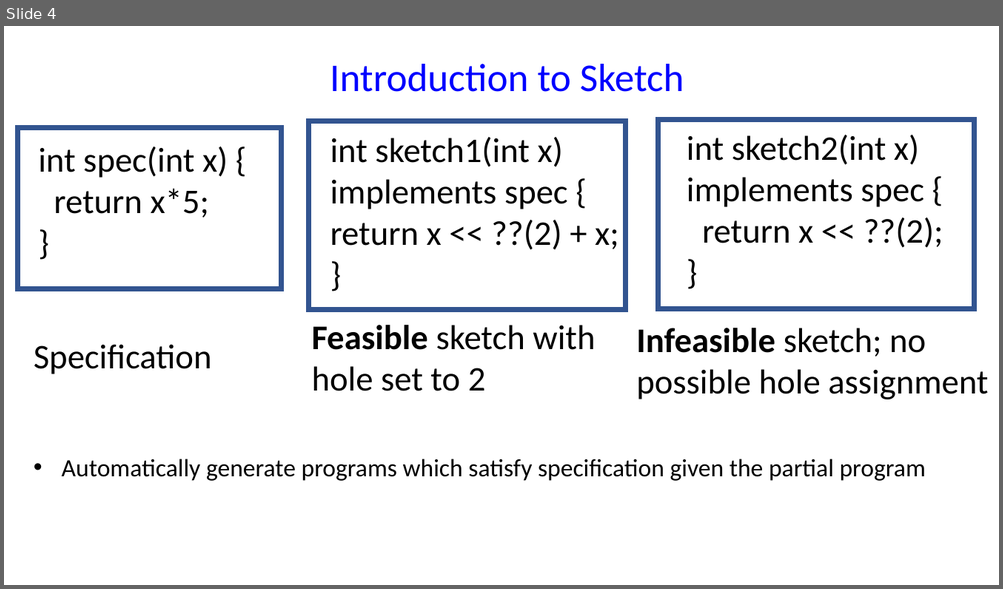
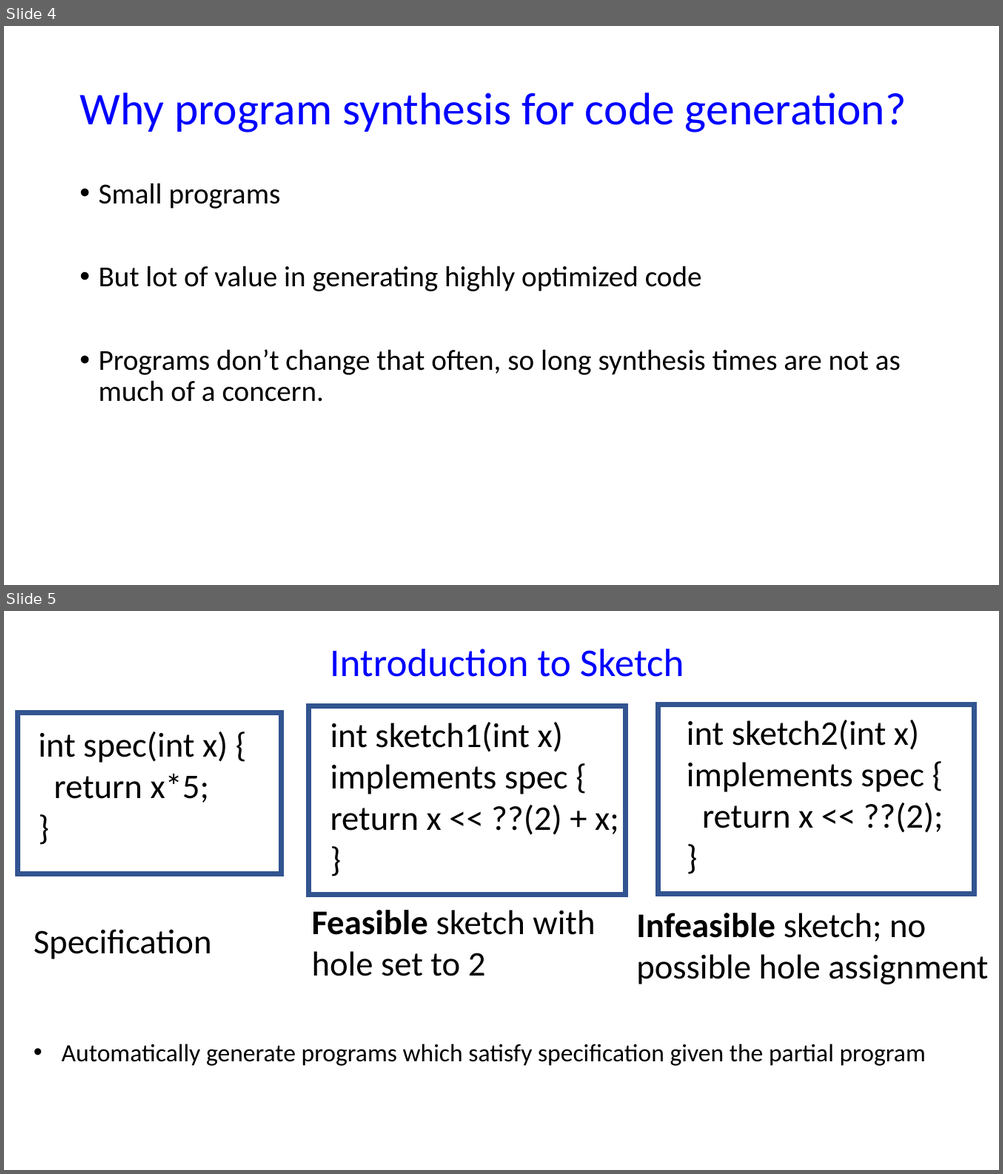
Before and after one commit to chipmunk-project/chipmunk_talk, a slide deck: HotNets_talk.pptx. Shown one above the other, each under a label of ours: slide 4 before the commit, slides 4 and 5 after it. The pictures are 1003x589 and 1003x1174 pixels, drawn with LibreOffice and Linux fonts; fonts in the diff are those of the drawing. Boxes give left, top, right and bottom in pixels: in the first picture for what was removed or moved away, otherwise in the second. Text is boxed around its words. In the diff, an @@ line names an element or a change of style, - is before the commit and + after.

```diff
--- a/HotNets_talk.pptx
+++ b/HotNets_talk.pptx
@@ slide 4 added at (4,26,999,585), background #FFFFFF @@
@@ title added at (79,93,906,133), 44 pt, text #0000FF @@
+Why program synthesis for code generation?
@@ text added at (99,183,900,402), 28 pt, text #000000 @@
+• Small programs
+• But lot of value in generating highly optimized code
+• Programs don’t change that often, so long synthesis times are not as much of a concern.
@@ what was slide 4 is now slide 5 @@
```
Also in this commit, not shown: 3 other slides added, 3 slides removed.
